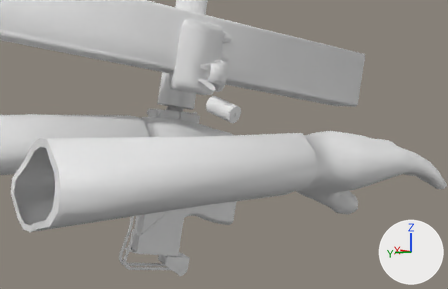
Before and after pictures for a commit that changed the Blender file Joshua-Boo-Boos Mac-10 Mod/Mac-10.blend.
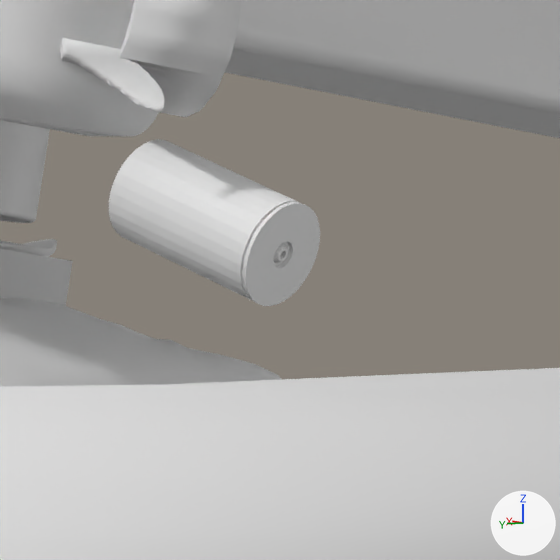
Each version is shown from a 50 mm camera at (-6.87, 4.53, -0.04) aimed at (4.79, -3.18, -1.32), then close up on the part from 42% to 63% of the width and 25% to 57% of the height. Arrows for +X, +Y and +Z are at lower right; the lights stay in place. Materials are left out; every surface is plain grey.

The older version as bpy lines, for what is in view:
```python
me_circle = bpy.data.meshes.new('Circle')
me_circle.from_pydata(...)  # 644 vertices, 1252 faces; spans x -0.15..0.15, y -0.158..0.158, z -0.102..0.102
me_circle.materials.append(mat_gunmetal)
me_circle_001 = bpy.data.meshes.new('Circle.001')
me_circle_001.from_pydata(...)  # 416 vertices, 385 faces; spans x -0.225..0.225, y -0.2..0.2, z -0.125..0.125
me_circle_001.materials.append(mat_brass)
me_cube_009 = bpy.data.meshes.new('Cube.009')
me_cube_009.from_pydata(...)  # 64 vertices, 124 faces; spans x -0.384..0.384, y -0.134..0.134, z -0.247..0.247
me_cube_009.polygons.foreach_set('use_smooth', [True] * 124)
me_cube_009.materials.append(mat_gunmetal)
ob_bolt = bpy.data.objects.new('Bolt', me_cube_009)
ob_bolt.location = (5.34, -2.802, 0.629)
ob_bolt.rotation_euler = (-0.339, -1.369, -1.284)  # degrees (-19, -78, -74)
ob_bolt.scale = (2.1, 2.1, 2.1)
ob_bullet = bpy.data.objects.new('Bullet', me_circle_001)
ob_bullet.location = (4.855, -3.21, -0.531)
ob_bullet.rotation_euler = (-0.106, -0.545, -0.319)  # degrees (-6.1, -31, -18)
ob_bullet.scale = (1.81, 1.81, 1.81)
ob_charging_handle = bpy.data.objects.new('Charging Handle', me_circle)
ob_charging_handle.location = (4.827, -2.909, 0.242)
ob_charging_handle.rotation_euler = (-0.339, -1.369, -1.284)  # degrees (-19, -78, -74)
ob_charging_handle.scale = (2.33, 2.33, 2.33)
# also in view: 'Mac-10' at (7.04, -3.28, -0.33); 'Hands.001' at (3.32, -0.86, -1.47); 'Magazine' at (5.8, -2.89, 0.92)
```
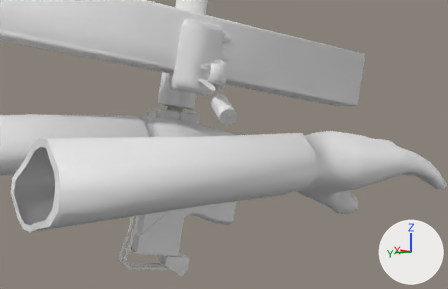
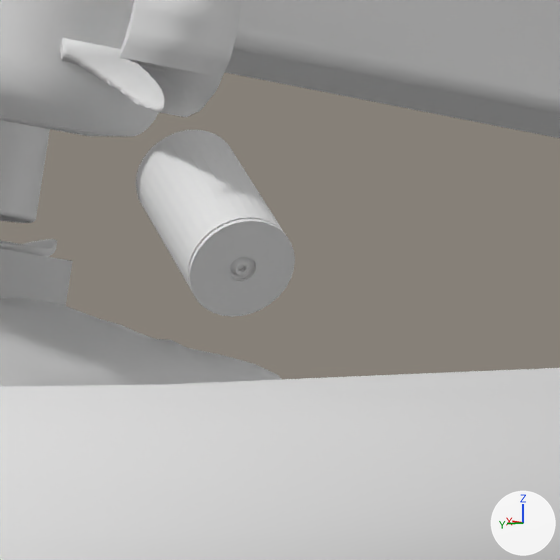
Boxes [x1, y1, x2, y2] around the edits, measured in the close-ups (560 x 560 px):
'Bullet', turned
    before: [109, 139, 320, 306]
    after: [136, 130, 295, 317]

The change in detail:
Object 'Bullet' (ob_bullet) turns from (-6.1, -31, -18) to (-67, -60, -24) degrees about x, y and z.
